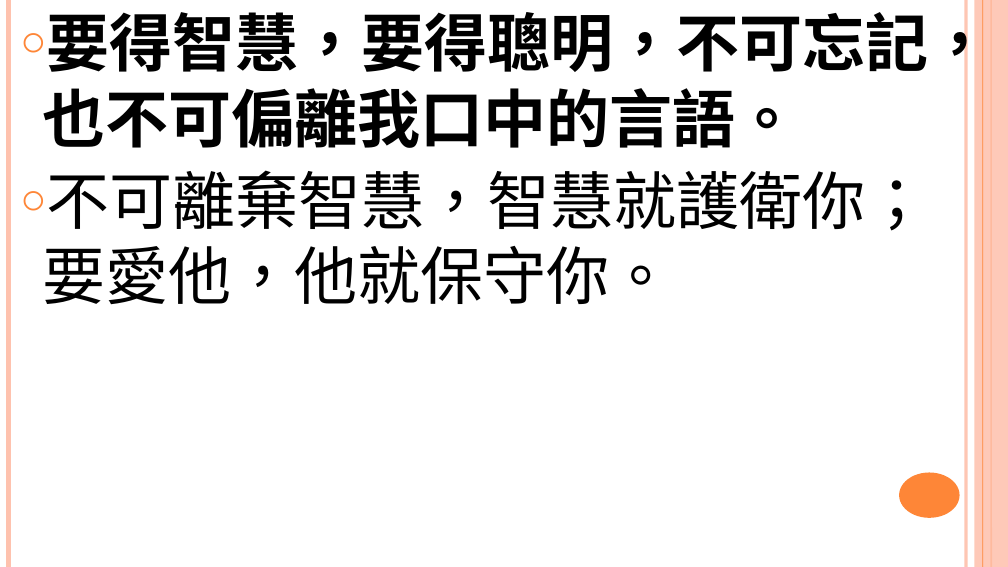
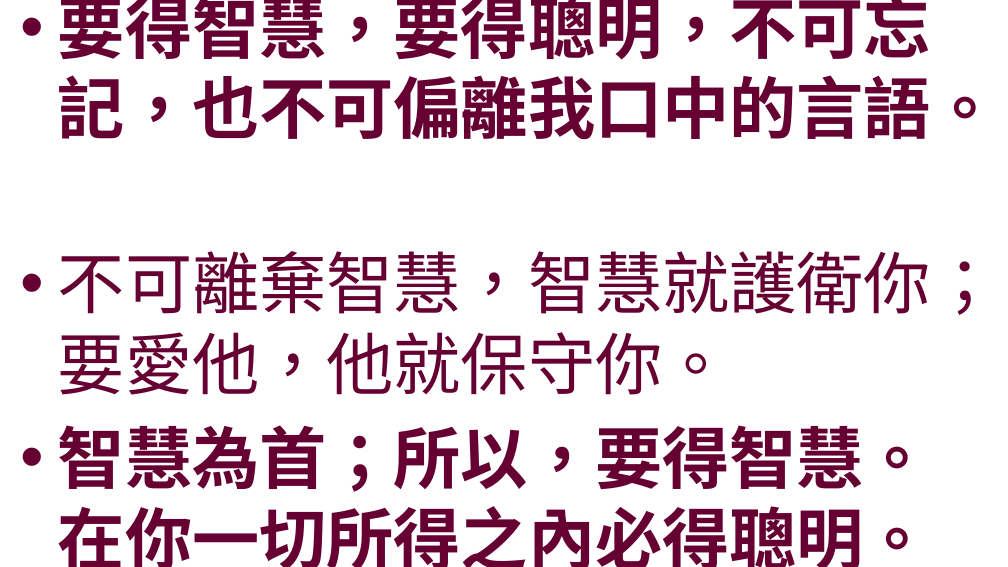
Before and after one commit to batisuoc/worship-resources, a slide deck: slide 5 of 49智慧之言.pptx. Drawn at 1008x567 pixels with LibreOffice and Linux fonts; fonts in the diff are those of the drawing; background and template pictures are left out. Boxes give left, top, right and bottom in pixels: in the first picture for what was removed or moved away, otherwise in the second. Text is boxed around its words. In the diff, an @@ line names an element or a change of style, - is before the commit and + after.

```diff
--- a/49智慧之言.pptx
+++ b/49智慧之言.pptx
@@ line removed from (8, 0) to (8, 567) @@
@@ text "要得智慧，要得聰明，不可忘記，也不可偏離我口中的言語。" at [58, 0, 998, 567]: vertical alignment top to middle @@
@@ text at [58, 0, 998, 395]: size 60 to 64 pt, text colour #000000 to #660033 in "要得智慧，要得聰明，不可忘記，也不可偏離我口中的言語。", "不可離棄智慧，智慧就護衛你；要愛他，他就保守你。"; bullet ○ to •; more space between paragraphs @@
@@ line removed from (966, 0) to (966, 567) @@
@@ rectangle removed at [975, 0, 1008, 567] @@
@@ line removed from (983, 0) to (983, 567) @@
@@ line removed from (991, 0) to (991, 567) @@
@@ text at [58, 425, 931, 567]: paragraph added @@
+• 智慧為首；所以，要得智慧。在你一切所得之內必得聰明。
@@ ellipse removed at [899, 473, 960, 518] @@
```
Also in this commit, not shown: 5 other slides changed, 1 slide removed.
